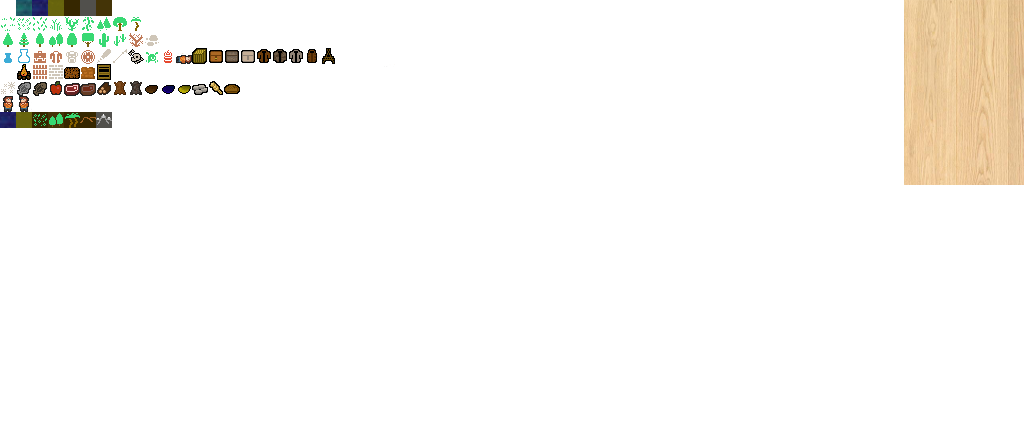
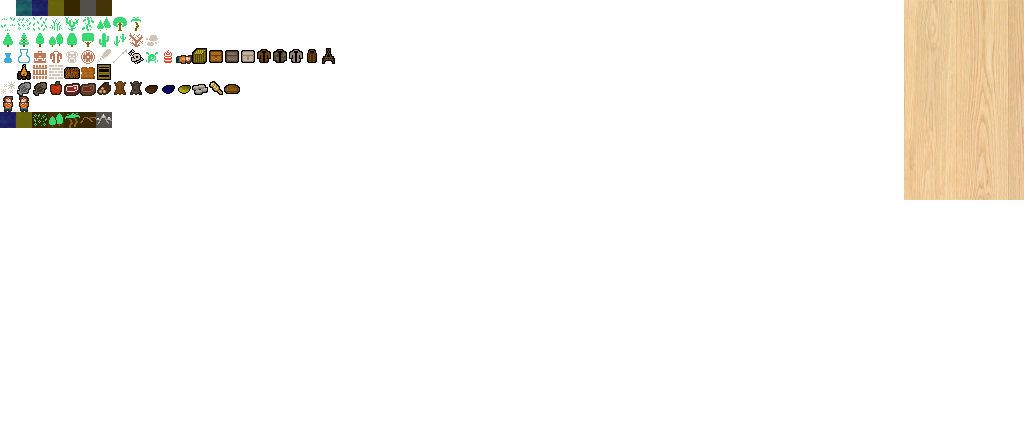
Two versions of the same layered image (1024×428). Layer-by-layer changes:
painted on "Calque copié" over <box>904,0,1024,200</box>
